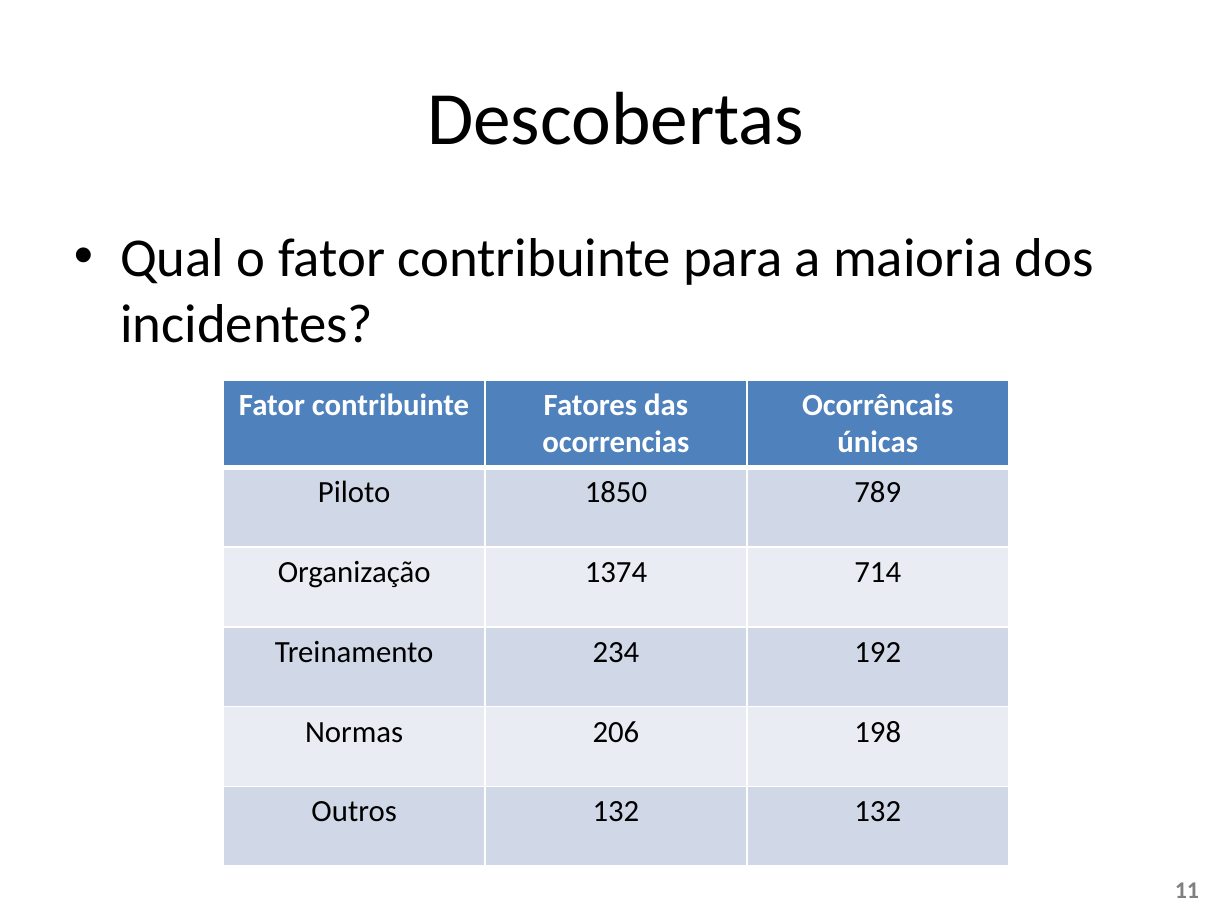
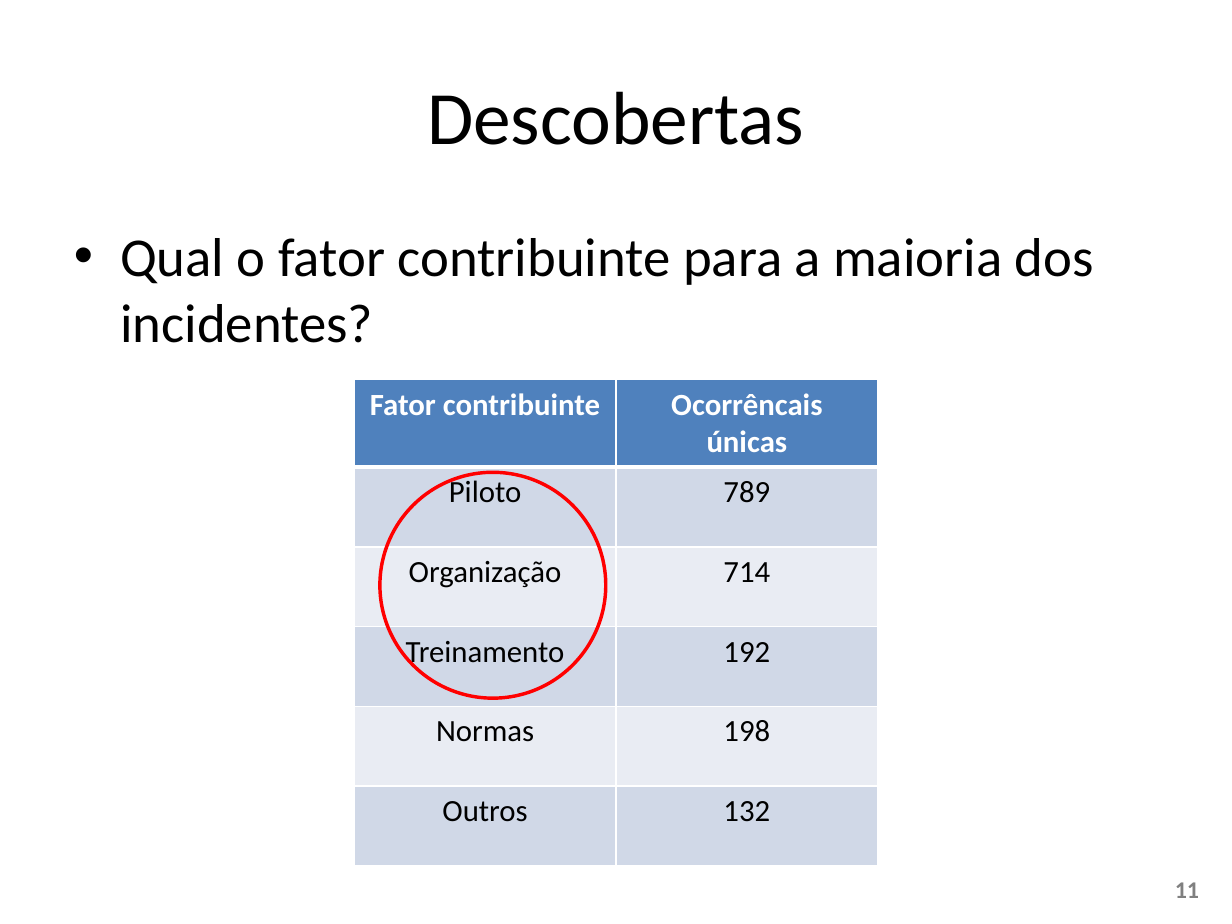
Before and after one commit to W3SS/ciencia-dados, a slide deck: slide 11 of apresentacao ciencia dados.pptx. Drawn at 1232x924 pixels with LibreOffice and Linux fonts; fonts in the diff are those of the drawing. Boxes give left, top, right and bottom in pixels: in the first picture for what was removed or moved away, otherwise in the second. Text is boxed around its words. In the diff, an @@ line names an element or a change of style, - is before the commit and + after.

```diff
--- a/apresentacao ciencia dados.pptx
+++ b/apresentacao ciencia dados.pptx
@@ table at bbox=[355, 379, 877, 865] @@
-column 2: Fatores das ocorrencias | 1850 | 1374 | 234 | 206 | 132
@@ table: place and size @@
-table at bbox=[223, 379, 1007, 865]
+table at bbox=[355, 379, 877, 865]
@@ ellipse added at bbox=[379, 472, 605, 697], outline #FF0000 2 pt @@
```
Also in this commit, not shown: 5 other slides changed, 3 slides added, 1 slide removed, 5 other files.
